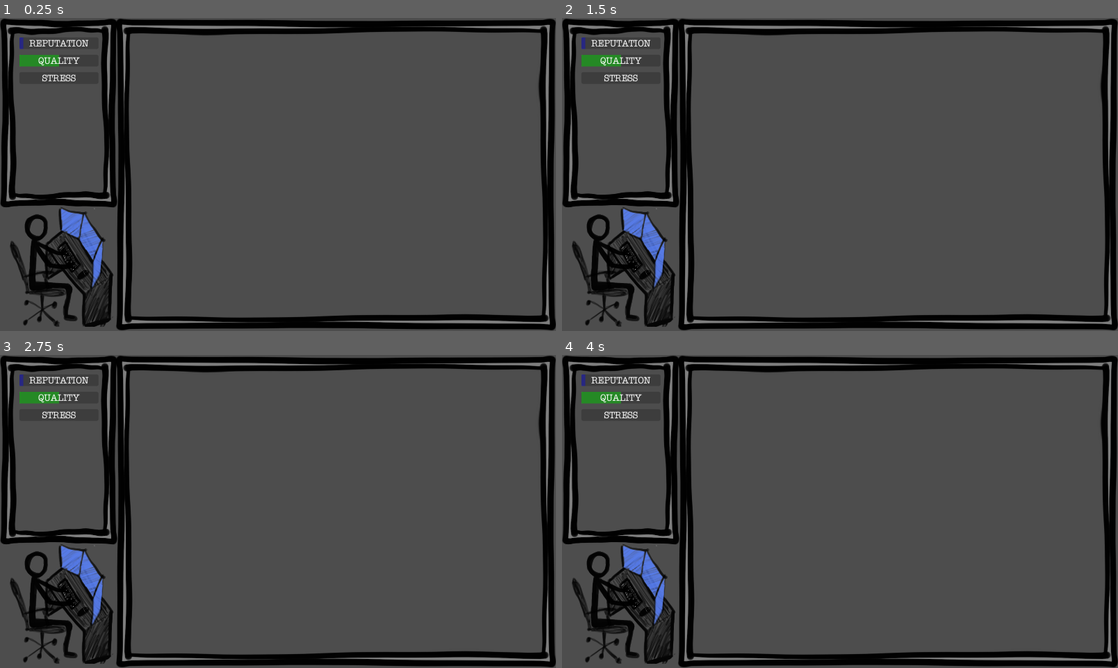
Above: before the commit, frames 1-4 (two rows, left to right).
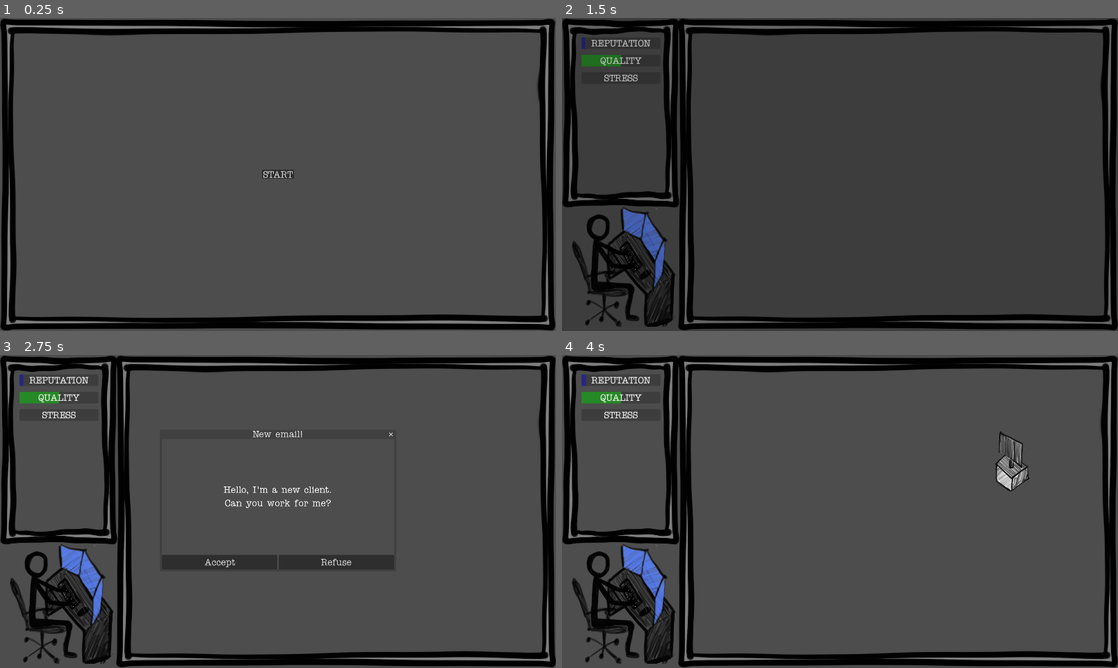
Above: after the commit, the same moments.

Repository: ildede/game-off-2025
Game: Godot game, scene res://start.tscn
Same seed, same stepped clock (60 frames per second), same inputs: the game is played once before the commit and once after it. Before the commit the project starts from res://main.tscn.
Inputs (mouse positions are in pixels of both pictures, inside the frame that each line leads up to):
- Up to frame 1 (0.25 s): no input
- Up to frame 2 (1.5 s): click (840, 174) at 0.5 s, where only the run after the commit has a clickable "START"; click (895, 224) at 1.25 s, where only the run before the commit has a clickable "Refuse"
- Up to frame 3 (2.75 s): tap Enter at 2 s; move the mouse to (400, 495) at 2.02 s
- Up to frame 4 (4 s): click (784, 561) at 2.75 s, where only the run after the commit has a clickable "Accept"; click (1012, 461) at 3.52 s

The runs differ from the first frame. In frame 1, 12% of the frame differs, in the area x 0-100%, y 0-100%; in frame 2, 2.3%; in frame 3, 2.2%; in frame 4, 0.6%.

Commit message:
feat: add fade transition between scenes

Diff:
--- a/client/client.gd
+++ b/client/client.gd
@@ -21,4 +21,4 @@
 func _on_timer_timeout() -> void:
 	var task = task_scene.instantiate()
 	path_to_translator.add_child(task)
-	GlobalSignal.client_send_task.emit(task)
+	Global.client_send_task.emit(task)
--- a/global_signal/global_signal.gd
+++ b/global/global.gd
@@ -5,3 +5,6 @@
 signal update_reputation
 signal update_stress
 signal update_quality
+
+func _ready() -> void:
+	print("Global ready")
--- a/info_panel.gd
+++ b/info_panel.gd
@@ -5,9 +5,9 @@
 	$MarginContainer/GridContainer/StressLabel/StressBar.value = 0
 	$MarginContainer/GridContainer/QualityLabel/QualityBar.value = 50
 	$MarginContainer/GridContainer/ReputationLabel/ReputationBar.value = 5
-	GlobalSignal.update_reputation.connect(reputation_change)
-	GlobalSignal.update_stress.connect(stress_change)
-	GlobalSignal.update_quality.connect(quality_change)
+	Global.update_reputation.connect(reputation_change)
+	Global.update_stress.connect(stress_change)
+	Global.update_quality.connect(quality_change)
 
 func reputation_change(value):
 	$MarginContainer/GridContainer/ReputationLabel/ReputationBar.value += value
--- a/letters/letter.gd
+++ b/letters/letter.gd
@@ -19,4 +19,4 @@
 func _on_body_entered(body: Node2D) -> void:
 	if "task_id" in body:
 		if body.task_id == target_id:
-			GlobalSignal.letter_hit_task.emit(self, body)
+			Global.letter_hit_task.emit(self, body)
--- a/main.gd
+++ b/main.gd
@@ -1,4 +1,5 @@
 extends Node2D
+class_name Main
 
 const client_scene = preload("res://client/client.tscn")
 
@@ -17,10 +18,10 @@
 	return get_viewport().get_visible_rect().size
 
 func _on_refuse_pressed() -> void:
-	_on_ask_new_client_close_requested()
+	get_tree().change_scene_to_file("res://start.tscn")
 
 func _on_accept_pressed() -> void:
-	GlobalSignal.update_reputation.emit(1)
+	Global.update_reputation.emit(1)
 	add_new_client()
 	_on_ask_new_client_close_requested()
 
--- a/main.tscn
+++ b/main.tscn
@@ -118,7 +118,6 @@
 position = Vector2(224, 856)
 
 [node name="EventSpawner" type="Timer" parent="."]
-wait_time = 0.5
 one_shot = true
 autostart = true
 
--- a/project.godot
+++ b/project.godot
@@ -11,13 +11,14 @@
 [application]
 
 config/name="Game Off 2025"
-run/main_scene="uid://b8cdvr2tr0y4c"
+run/main_scene="uid://dje56ni0qcsut"
 config/features=PackedStringArray("4.5", "Forward Plus")
 config/icon="res://icon.svg"
 
 [autoload]
 
-GlobalSignal="*res://global_signal/global_signal.gd"
+Global="*res://global/global.gd"
+SceneTransition="*res://scene_transition.tscn"
 
 [display]
 
--- /dev/null
+++ b/scene_transition.gd
@@ -0,0 +1,19 @@
+extends CanvasLayer
+
+func _ready() -> void:
+	print("SceneTransition ready")
+	#layer = 100
+	$ColorRect.visible = false
+
+func fade_to_main() -> void:
+	$ColorRect.visible = true
+	$AnimationPlayer.play("fade_in")
+	await $AnimationPlayer.animation_finished
+
+	get_tree().change_scene_to_file("res://main.tscn")
+
+	await get_tree().process_frame
+
+	$AnimationPlayer.play("fade_out")
+	await $AnimationPlayer.animation_finished
+	$ColorRect.visible = false
--- /dev/null
+++ b/scene_transition.tscn
@@ -0,0 +1,72 @@
+[gd_scene load_steps=6 format=3 uid="uid://cql7w72xi067u"]
+
+[ext_resource type="Script" uid="uid://b2g5ejp7le2hd" path="res://scene_transition.gd" id="1_jiq3i"]
+
+[sub_resource type="Animation" id="Animation_eo2u1"]
+resource_name = "fade_in"
+length = 0.5
+tracks/0/type = "value"
+tracks/0/imported = false
+tracks/0/enabled = true
+tracks/0/path = NodePath("ColorRect:color")
+tracks/0/interp = 1
+tracks/0/loop_wrap = true
+tracks/0/keys = {
+"times": PackedFloat32Array(0, 0.5),
+"transitions": PackedFloat32Array(1, 1),
+"update": 0,
+"values": [Color(0, 0, 0, 0), Color(0, 0, 0, 1)]
+}
+
+[sub_resource type="Animation" id="Animation_jiq3i"]
+length = 0.001
+tracks/0/type = "value"
+tracks/0/imported = false
+tracks/0/enabled = true
+tracks/0/path = NodePath("ColorRect:color")
+tracks/0/interp = 1
+tracks/0/loop_wrap = true
+tracks/0/keys = {
+"times": PackedFloat32Array(0),
+"transitions": PackedFloat32Array(1),
+"update": 0,
+"values": [Color(1, 1, 1, 0)]
+}
+
+[sub_resource type="Animation" id="Animation_gbkcp"]
+resource_name = "fade_out"
+length = 0.5
+tracks/0/type = "value"
+tracks/0/imported = false
+tracks/0/enabled = true
+tracks/0/path = NodePath("ColorRect:color")
+tracks/0/interp = 1
+tracks/0/loop_wrap = true
+tracks/0/keys = {
+"times": PackedFloat32Array(0, 0.5),
+"transitions": PackedFloat32Array(1, 1),
+"update": 0,
+"values": [Color(0, 0, 0, 1), Color(0, 0, 0, 0)]
+}
+
+[sub_resource type="AnimationLibrary" id="AnimationLibrary_7lvy5"]
+_data = {
+&"RESET": SubResource("Animation_jiq3i"),
+&"fade_in": SubResource("Animation_eo2u1"),
+&"fade_out": SubResource("Animation_gbkcp")
+}
+
+[node name="SceneTransition" type="CanvasLayer"]
+script = ExtResource("1_jiq3i")
+
+[node name="ColorRect" type="ColorRect" parent="."]
+offset_right = 1920.0
+offset_bottom = 1080.0
+size_flags_horizontal = 3
+size_flags_vertical = 3
+color = Color(1, 1, 1, 0)
+
+[node name="AnimationPlayer" type="AnimationPlayer" parent="."]
+libraries = {
+&"": SubResource("AnimationLibrary_7lvy5")
+}
--- /dev/null
+++ b/start.gd
@@ -0,0 +1,6 @@
+extends Node
+class_name Start
+
+func _on_start_button_pressed() -> void:
+	print("start_button pressed")
+	SceneTransition.fade_to_main()
--- /dev/null
+++ b/start.tscn
@@ -0,0 +1,23 @@
+[gd_scene load_steps=3 format=3 uid="uid://dje56ni0qcsut"]
+
+[ext_resource type="Theme" uid="uid://cym7llujgpfif" path="res://gameoff.tres" id="1_ots34"]
+[ext_resource type="Script" uid="uid://dr4w6yvj0xqjn" path="res://start.gd" id="1_qn1rc"]
+
+[node name="Start" type="Node"]
+script = ExtResource("1_qn1rc")
+
+[node name="Panel" type="PanelContainer" parent="."]
+anchors_preset = 15
+anchor_right = 1.0
+anchor_bottom = 1.0
+grow_horizontal = 2
+grow_vertical = 2
+theme = ExtResource("1_ots34")
+
+[node name="StartButton" type="Button" parent="Panel"]
+layout_mode = 2
+size_flags_horizontal = 4
+size_flags_vertical = 4
+text = "START"
+
+[connection signal="pressed" from="Panel/StartButton" to="." method="_on_start_button_pressed"]
--- a/translator/translator.gd
+++ b/translator/translator.gd
@@ -6,8 +6,8 @@
 var tasks: Array
 
 func _ready() -> void:
-	GlobalSignal.client_send_task.connect(new_task_arrived)
-	GlobalSignal.letter_hit_task.connect(task_hit)
+	Global.client_send_task.connect(new_task_arrived)
+	Global.letter_hit_task.connect(task_hit)
 
 func _on_timer_timeout() -> void:
 	if tasks.size() != 0:
@@ -25,8 +25,8 @@
 	add_child(l)
 
 func task_hit(letter, task) -> void:
-	GlobalSignal.update_reputation.emit(0.2)
-	GlobalSignal.update_stress.emit(-0.5)
+	Global.update_reputation.emit(0.2)
+	Global.update_stress.emit(-0.5)
 
 	var found_index = tasks.find_custom(func has_task_id(t):
 		return t.get_node("CharacterBody2D").task_id == task.task_id)
@@ -37,8 +37,8 @@
 
 func _on_static_body_2d_body_entered(body: Node2D) -> void:
 	if "task_id" in body:
-		GlobalSignal.update_reputation.emit(-0.5)
-		GlobalSignal.update_stress.emit(2)
+		Global.update_reputation.emit(-0.5)
+		Global.update_stress.emit(2)
 		var found_index = tasks.find_custom(func has_task_id(t):
 			return t.get_node("CharacterBody2D").task_id == body.task_id)
 		if found_index >= 0:
Renamed: global_signal/global_signal.gd.uid -> global/global.gd.uid
Not shown, added: scene_transition.gd.uid
Not shown, added: start.gd.uid
